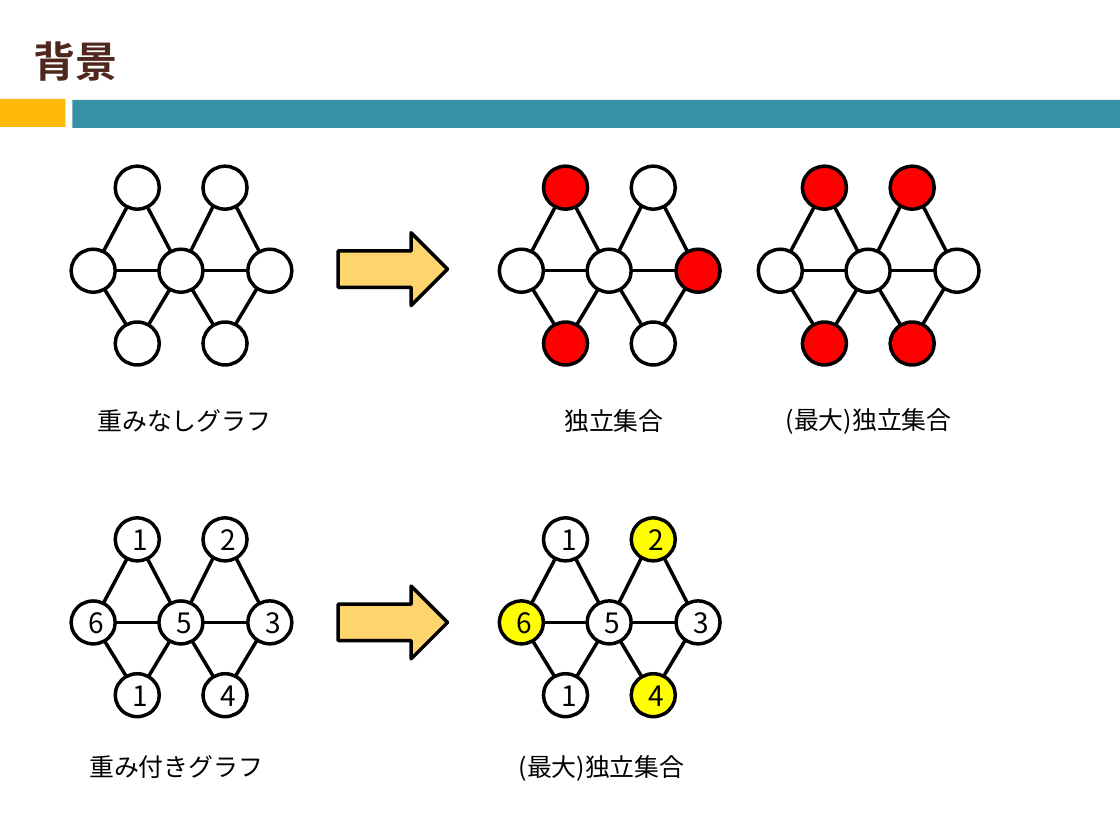
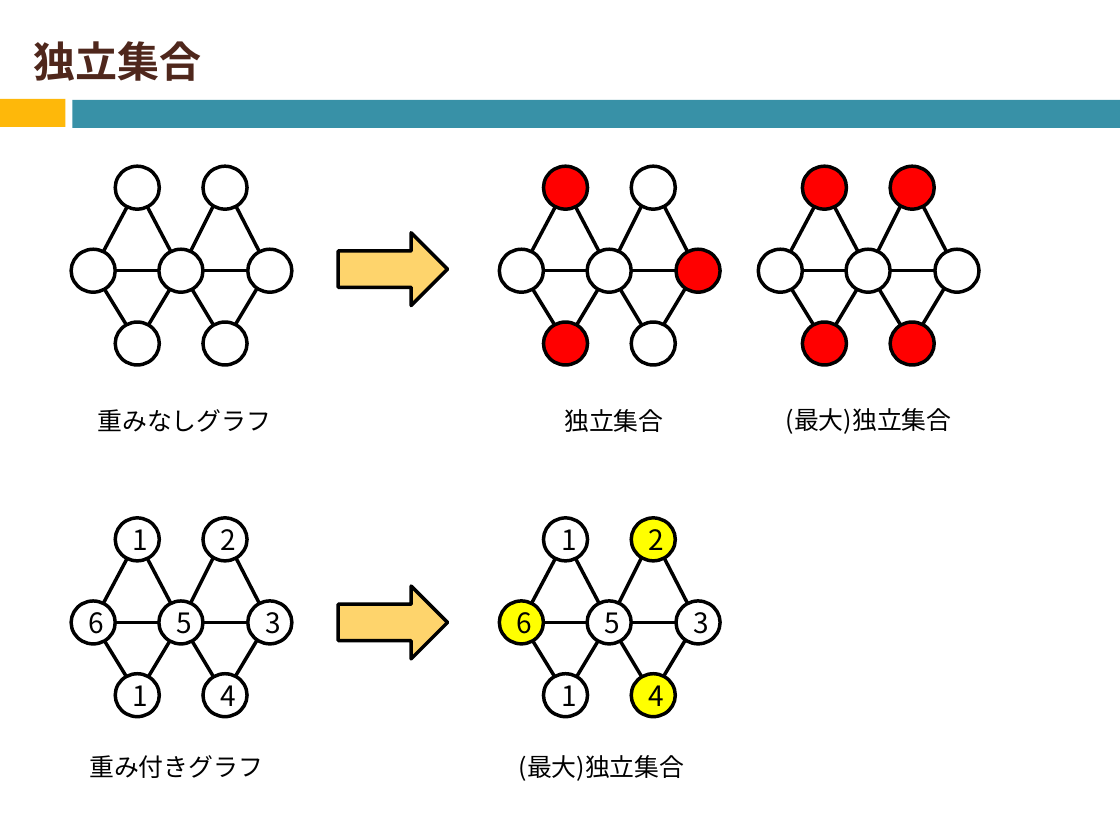
Before and after one commit to Izulabo-nitech/Distributed_Complexity_of_k-Maximal_Independent_Set_Verification, a slide deck: slide 7 of chukan/chukan2020_sato.pptx. Drawn at 1120x840 pixels with LibreOffice and Linux fonts; fonts in the diff are those of the drawing. Boxes give left, top, right and bottom in pixels: in the first picture for what was removed or moved away, otherwise in the second. Text is boxed around its words. In the diff, an @@ line names an element or a change of style, - is before the commit and + after.

```diff
--- a/chukan/chukan2020_sato.pptx
+++ b/chukan/chukan2020_sato.pptx
@@ title at (33, 41, 201, 81): text changed @@
-背景
+独立集合
```
Also in this commit, not shown: 7 other slides changed, 5 slides added, 4 slides removed.
